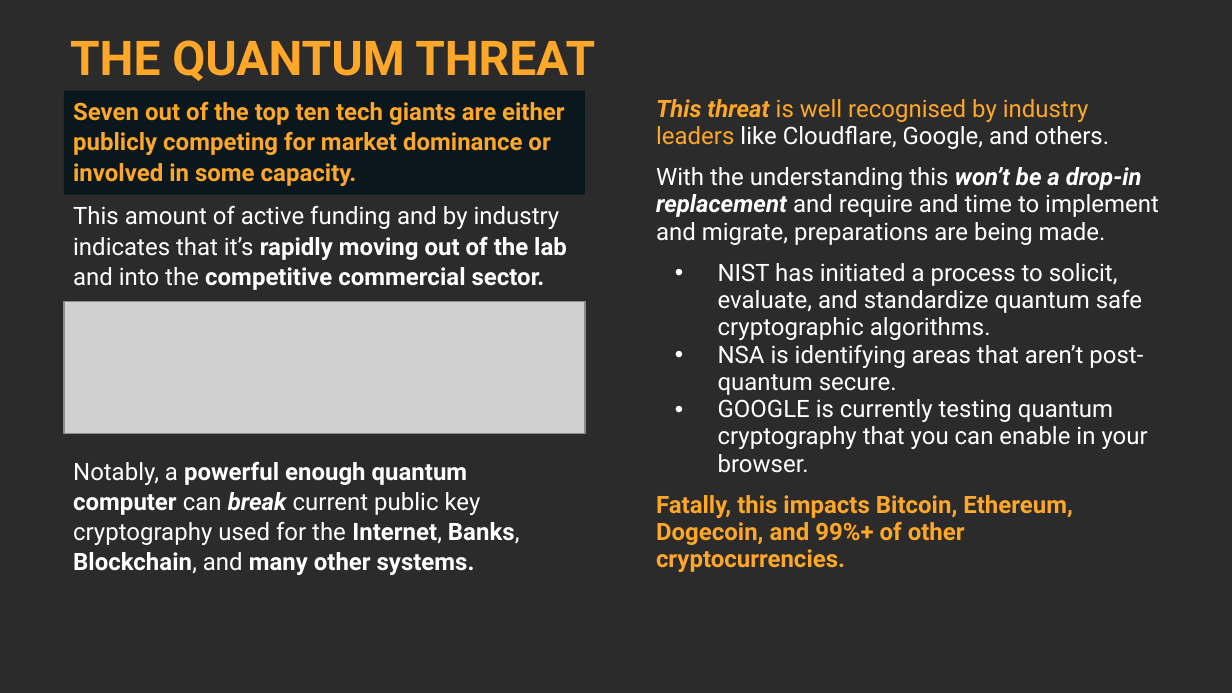
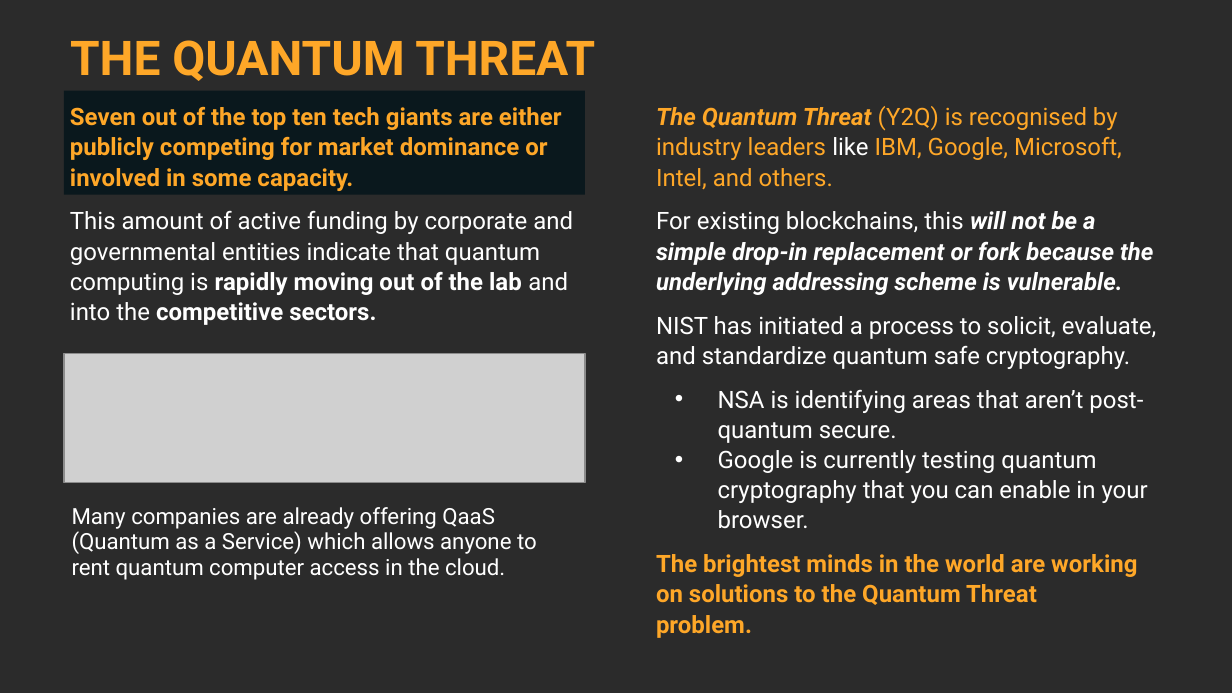
Before and after one commit to theQRL/theqrl.org, a slide deck: slide 3 of static/presskit/qrl.odp. Drawn at 1232x693 pixels with LibreOffice and Linux fonts; fonts in the diff are those of the drawing; grey boxes stand for pictures; background and template pictures are left out; a plain dark background stands for a picture behind light text. Boxes give left, top, right and bottom in pixels: in the first picture for what was removed or moved away, otherwise in the second. Text is boxed around its words. In the diff, an @@ line names an element or a change of style, - is before the commit and + after.

```diff
--- a/static/presskit/qrl.odp
+++ b/static/presskit/qrl.odp
@@ text at (x1=656, y1=106, x2=1156, y2=369): text changed @@
-This threat is well recognised by industry leaders like Cloudflare, Google, and others.
-With the understanding this won’t be a drop-in replacement and require and time to implement and migrate, preparations are being made.
-• NIST has initiated a process to solicit, evaluate, and standardize quantum safe cryptographic algorithms.
+The Quantum Threat (Y2Q) is recognised by industry leaders like IBM, Google, Microsoft, Intel, and others.
+For existing blockchains, this will not be a simple drop-in replacement or fork because the underlying addressing scheme is vulnerable.
+NIST has initiated a process to solicit, evaluate, and standardize quantum safe cryptography.
@@ text at (x1=70, y1=211, x2=573, y2=325): text changed @@
-This amount of active funding and by industry indicates that it’s rapidly moving out of the lab and into the competitive commercial sector.
+This amount of active funding by corporate and governmental entities indicate that quantum computing is rapidly moving out of the lab and into the competitive sectors.
@@ picture moved from (x1=64, y1=302, x2=585, y2=434) to (x1=64, y1=354, x2=585, y2=483) @@
@@ text at (x1=718, y1=390, x2=1143, y2=443): line spacing 0.95 to 1.05; more space between paragraphs @@
@@ text removed at (x1=73, y1=462, x2=520, y2=575) @@
-Notably, a powerful enough quantum computer can break current public key cryptography used for the Internet, Banks, Blockchain, and many other systems.
@@ text at (x1=656, y1=450, x2=1148, y2=638): text changed @@
-• GOOGLE is currently testing quantum cryptography that you can enable in your browser.
-Fatally, this impacts Bitcoin, Ethereum, Dogecoin, and 99%+ of other
-cryptocurrencies.
+• Google is currently testing quantum cryptography that you can enable in your browser.
+The brightest minds in the world are working on solutions to the Quantum Threat
+problem.
@@ text added at (x1=72, y1=507, x2=537, y2=580), 12.9 pt, text #FFFFFF @@
+Many companies are already offering QaaS (Quantum as a Service) which allows anyone to rent quantum computer access in the cloud.
```
Also in this commit, not shown: 5 other slides changed, 1 slide added, 2 other files.
